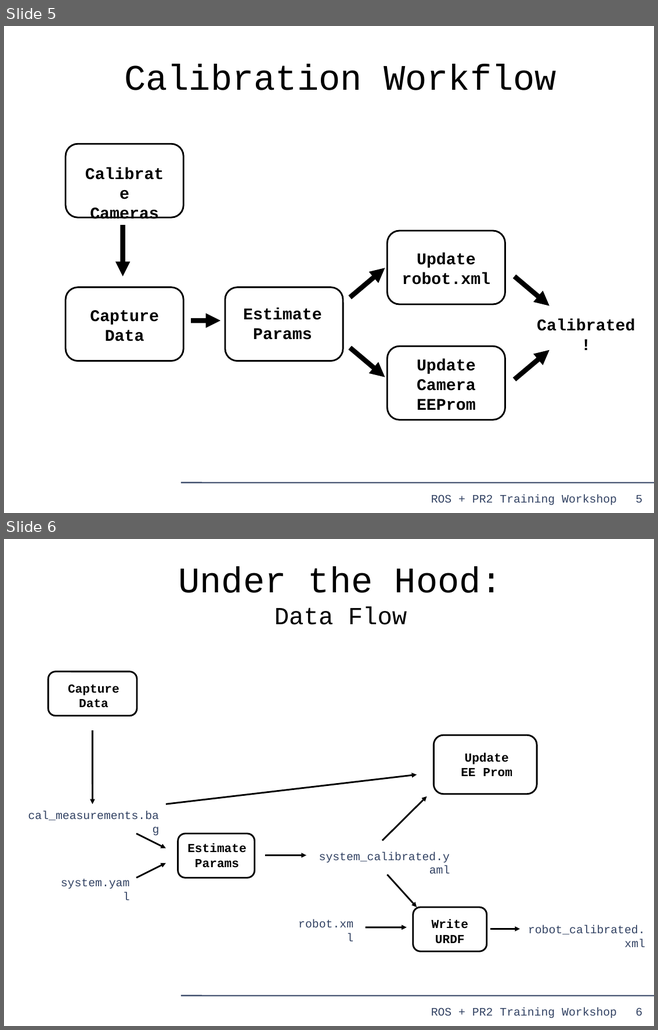
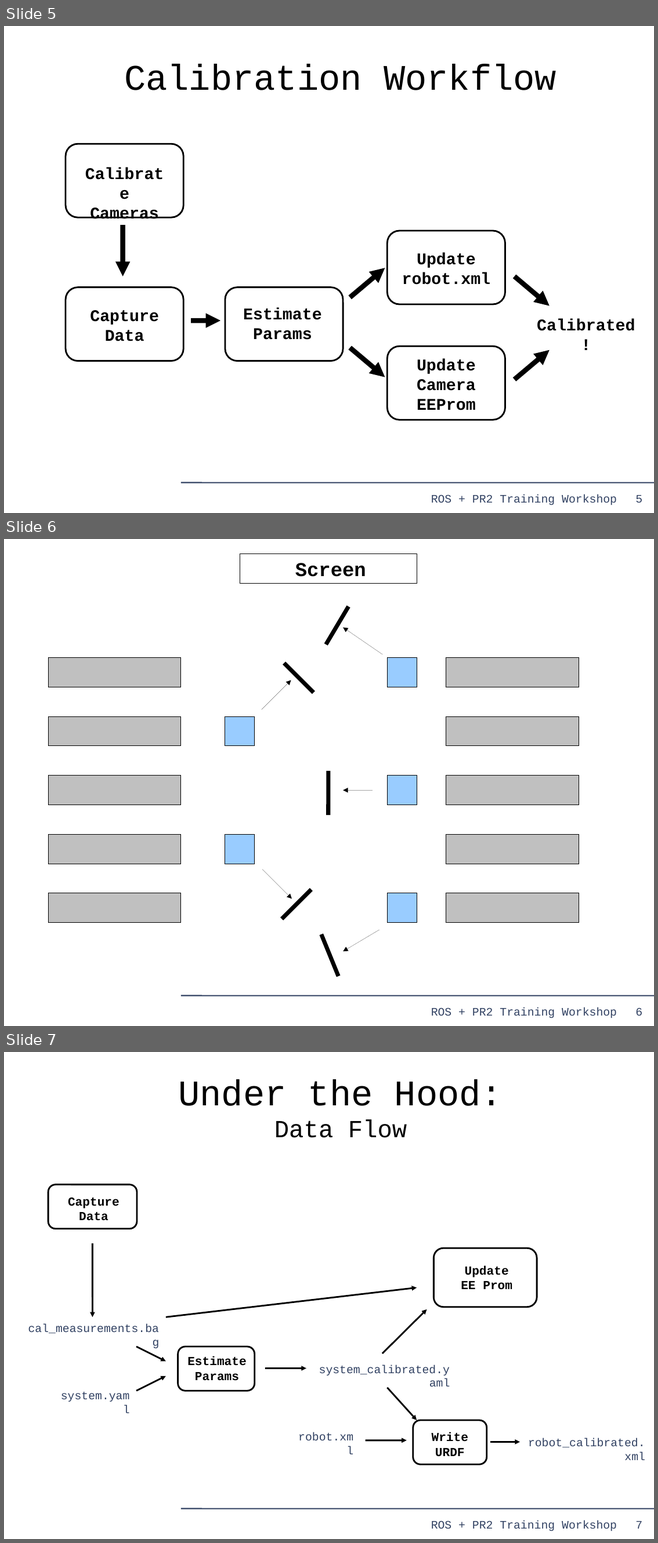
Before and after one commit to PR2/pr2_docs, a slide deck: pr2_training_workshop/calibrating_pr2/calibrating_pr2.odp. Shown one above the other, each under a label of ours: slides 5 and 6 before the commit, slides 5, 6 and 7 after it. The pictures are 658x1030 and 658x1543 pixels, drawn with LibreOffice and Linux fonts; fonts in the diff are those of the drawing. Boxes give left, top, right and bottom in pixels: in the first picture for what was removed or moved away, otherwise in the second. Text is boxed around its words. In the diff, an @@ line names an element or a change of style, - is before the commit and + after.

Commit message:
adding floorplan slide

```diff
--- a/pr2_training_workshop/calibrating_pr2/calibrating_pr2.odp
+++ b/pr2_training_workshop/calibrating_pr2/calibrating_pr2.odp
@@ slide 6 added at box(4, 539, 654, 1026), background #FFFFFF; not listed: 3 template elements that a slide beside it also shows @@
@@ rectangle added at box(240, 553, 416, 583), outline #000000 0 pt @@
@@ title added at box(295, 563, 366, 577), 24 pt, text #000000, bold @@
+Screen
@@ line added from (326, 645) to (349, 607), #000000 4.99 pt @@
@@ arrow added from (382, 654) to (343, 627), #000000 0 pt @@
@@ rectangle added at box(48, 657, 181, 687), fill #C0C0C0, outline #000000 0 pt @@
@@ rectangle added at box(387, 657, 416, 687), fill #99CCFF, outline #000000 0 pt @@
@@ rectangle added at box(446, 657, 579, 687), fill #C0C0C0, outline #000000 0 pt @@
@@ line added from (284, 663) to (314, 693), #000000 4.99 pt @@
@@ arrow added from (262, 710) to (291, 681), #000000 0 pt @@
@@ rectangle added at box(48, 716, 181, 746), fill #C0C0C0, outline #000000 0 pt @@
@@ rectangle added at box(225, 716, 255, 746), fill #99CCFF, outline #000000 0 pt @@
@@ rectangle added at box(446, 716, 579, 746), fill #C0C0C0, outline #000000 0 pt @@
@@ rectangle added at box(48, 776, 181, 805), fill #C0C0C0, outline #000000 0 pt @@
@@ line added from (328, 816) to (328, 771), #000000 4.99 pt @@
@@ rectangle added at box(387, 776, 416, 805), fill #99CCFF, outline #000000 0 pt @@
@@ rectangle added at box(446, 776, 579, 805), fill #C0C0C0, outline #000000 0 pt @@
@@ arrow added from (372, 790) to (343, 790), #000000 0 pt @@
@@ rectangle added at box(48, 834, 181, 864), fill #C0C0C0, outline #000000 0 pt @@
@@ rectangle added at box(225, 834, 255, 864), fill #99CCFF, outline #000000 0 pt @@
@@ rectangle added at box(446, 834, 579, 864), fill #C0C0C0, outline #000000 0 pt @@
@@ arrow added from (262, 870) to (292, 899), #000000 0 pt @@
@@ rectangle added at box(48, 893, 181, 923), fill #C0C0C0, outline #000000 0 pt @@
@@ line added from (282, 919) to (311, 890), #000000 4.99 pt @@
@@ rectangle added at box(387, 893, 416, 923), fill #99CCFF, outline #000000 0 pt @@
@@ rectangle added at box(446, 893, 579, 923), fill #C0C0C0, outline #000000 0 pt @@
@@ line added from (338, 976) to (321, 935), #000000 4.99 pt @@
@@ arrow added from (379, 930) to (343, 951), #000000 0 pt @@
@@ what was slide 6 is now slide 7 @@
@@ page number at box(635, 1521, 642, 1529): text changed @@
-6
+7
```
